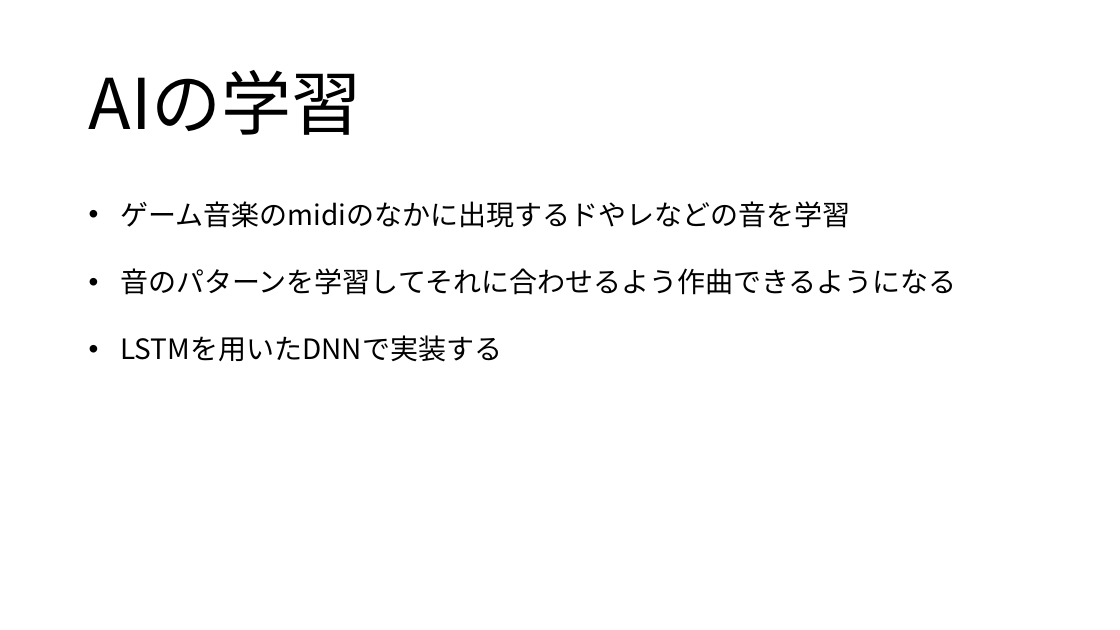
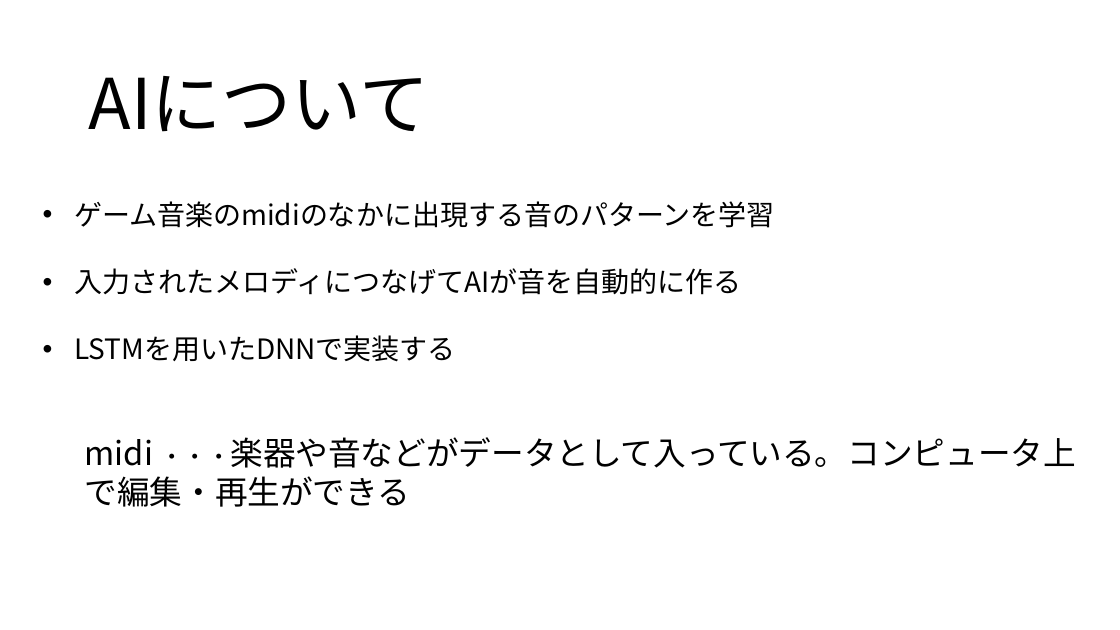
Before and after one commit to yoshitake266/bitComposer_prj, a slide deck: slide 7 of presentation/bit Composer.pptx. Drawn at 1120x630 pixels with LibreOffice and Linux fonts; fonts in the diff are those of the drawing. Boxes give left, top, right and bottom in pixels: in the first picture for what was removed or moved away, otherwise in the second. Text is boxed around its words. In the diff, an @@ line names an element or a change of style, - is before the commit and + after.

```diff
--- a/presentation/bit Composer.pptx
+++ b/presentation/bit Composer.pptx
@@ title at <box>89,76,430,132</box>: text changed @@
-AIの学習
+AIについて
@@ text "ゲーム音楽のmidiのなかに出現する音のパターンを学習": place and size @@
-text "ゲーム音楽のmidiのなかに出現する音のパターンを学習" at <box>120,201,956,362</box>
+text "ゲーム音楽のmidiのなかに出現する音のパターンを学習" at <box>74,201,1076,507</box>
@@ text at <box>74,201,775,295</box>: text changed @@
-• ゲーム音楽のmidiのなかに出現するドやレなどの音を学習
-• 音のパターンを学習してそれに合わせるよう作曲できるようになる
+• ゲーム音楽のmidiのなかに出現する音のパターンを学習
+• 入力されたメロディにつなげてAIが音を自動的に作る
@@ text at <box>85,437,1076,507</box>: paragraph added @@
+  midi ・・・楽器や音などがデータとして入っている。コンピュータ上 で編集・再生ができる
```
Also in this commit, not shown: 6 other slides changed, 4 slides added, 3 slides removed, 2 other files.
